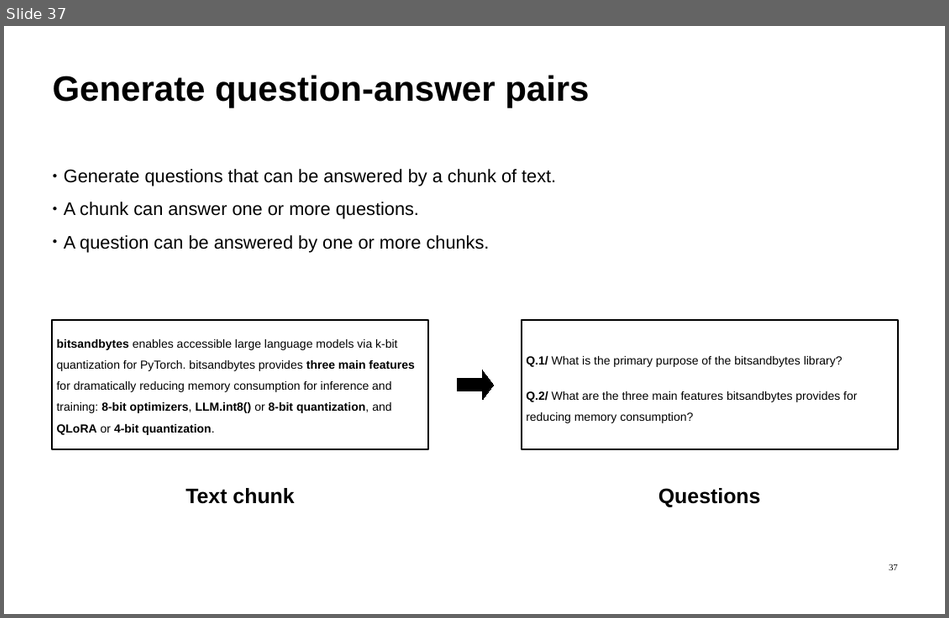
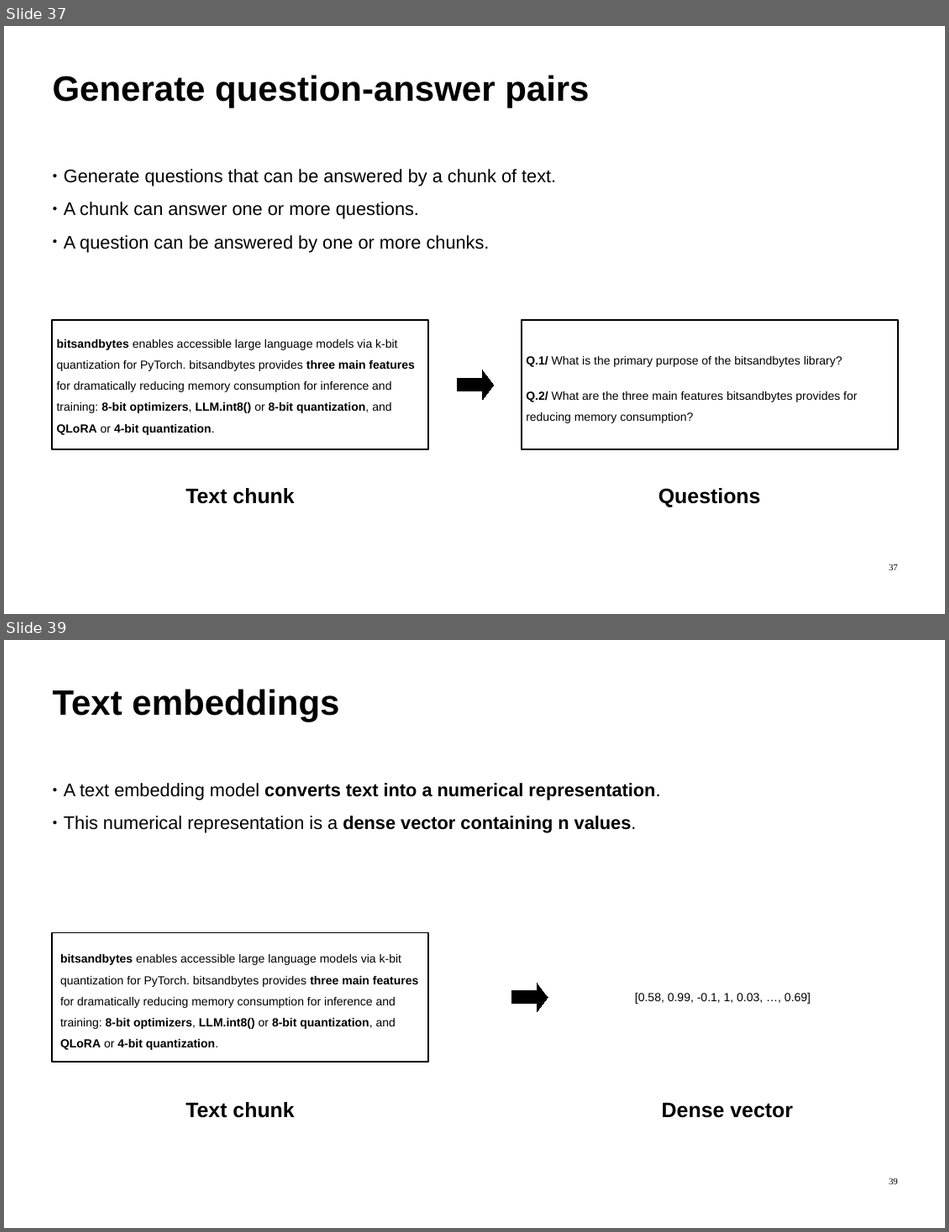
Before and after one commit to ImadSaddik/Benchmark_Embedding_Models, a slide deck: slides/benchmark_embedding_models.odp. Shown one above the other, each under a label of ours: slide 37 before the commit, slides 37 and 39 after it; the slides between them are not shown. The pictures are 949x618 and 949x1232 pixels, drawn with LibreOffice and Linux fonts; fonts in the diff are those of the drawing. Boxes give left, top, right and bottom in pixels: in the first picture for what was removed or moved away, otherwise in the second. Text is boxed around its words. In the diff, an @@ line names an element or a change of style, - is before the commit and + after.

Commit message:
Added the slides for the embedding section

```diff
--- a/slides/benchmark_embedding_models.odp
+++ b/slides/benchmark_embedding_models.odp
@@ slide 39 added at (x1=4, y1=640, x2=945, y2=1228), background #FFFFFF @@
@@ text added at (x1=53, y1=689, x2=339, y2=721), 54 pt, text #000000, bold @@
+Text embeddings
@@ text added at (x1=64, y1=783, x2=660, y2=833), 28 pt, text #000000, bold @@
+● A text embedding model converts text into a numerical representation.
+● This numerical representation is a dense vector containing n values.
@@ rectangle added at (x1=52, y1=932, x2=428, y2=1062), outline #000000 2.3 pt @@
@@ text added at (x1=60, y1=954, x2=418, y2=1050), 18 pt, text #000000 @@
+bitsandbytes enables accessible large language models via k-bit quantization for PyTorch. bitsandbytes provides three main features for dramatically reducing memory consumption for inference and training: 8-bit optimizers, LLM.int8() or 8-bit quantization, and QLoRA or 4-bit quantization.
@@ right arrow added at (x1=511, y1=983, x2=547, y2=1012), fill #000000, outline #000000 0 pt @@
@@ text added at (x1=635, y1=993, x2=810, y2=1004), 18 pt, text #000000 @@
+[0.58, 0.99, -0.1, 1, 0.03, …, 0.69]
@@ text added at (x1=185, y1=1102, x2=294, y2=1118), 32 pt, text #000000, bold @@
+Text chunk
@@ text added at (x1=662, y1=1103, x2=793, y2=1118), 32 pt, text #000000, bold @@
+Dense vector
@@ page number added at (x1=889, y1=1178, x2=898, y2=1184), 14 pt, text #000000 @@
+39
```
Also in this commit, not shown: 11 other slides added, 6 other files.
